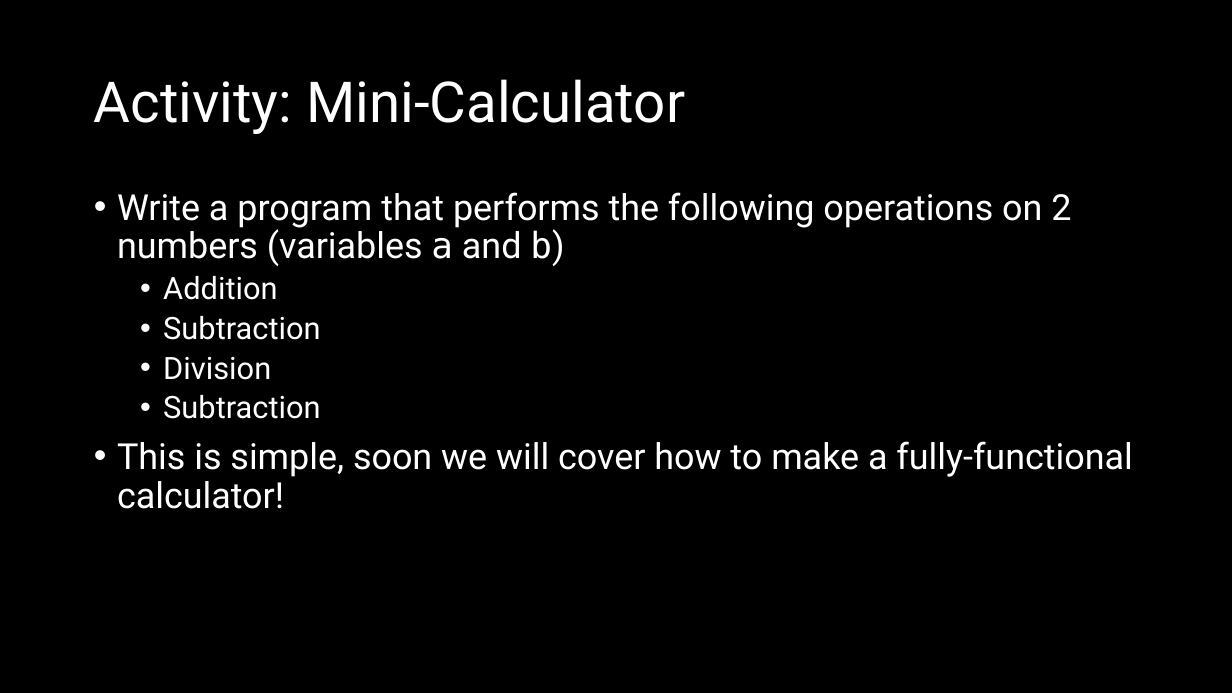
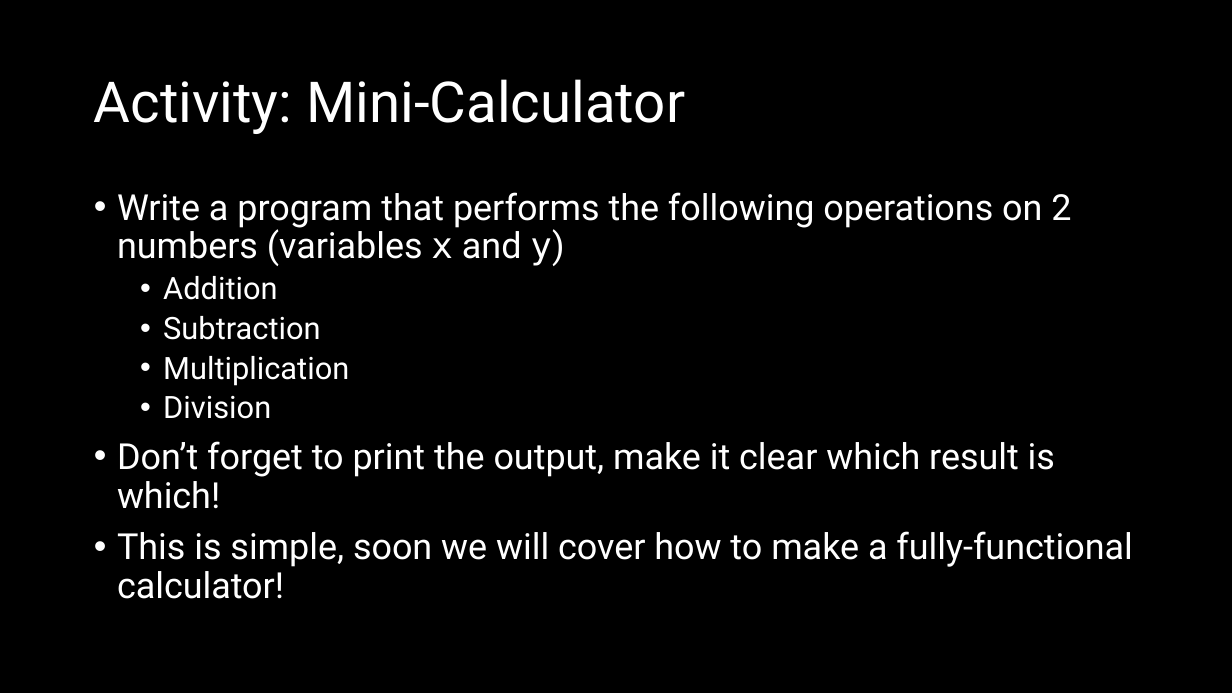
Before and after one commit to d-guh/computer-courses, a slide deck: slide 21 of intro-to-python/02/lesson-02.pptx. Drawn at 1232x693 pixels with LibreOffice and Linux fonts; fonts in the diff are those of the drawing; background and template pictures are left out. Boxes give left, top, right and bottom in pixels: in the first picture for what was removed or moved away, otherwise in the second. Text is boxed around its words. In the diff, an @@ line names an element or a change of style, - is before the commit and + after.

```diff
--- a/intro-to-python/02/lesson-02.pptx
+++ b/intro-to-python/02/lesson-02.pptx
@@ text at [117,192,1071,266]: text changed @@
-• Write a program that performs the following operations on 2 numbers (variables a and b)
+• Write a program that performs the following operations on 2 numbers (variables x and y)
@@ text at [163,356,349,386]: paragraph added @@
+  • Multiplication
@@ text at [117,441,1055,509]: text changed; size 24 to 28 pt @@
-  • Subtraction
+• Don’t forget to print the output, make it clear which result is which!
```
Also in this commit, not shown: 1 other slide changed, 3 other files.
